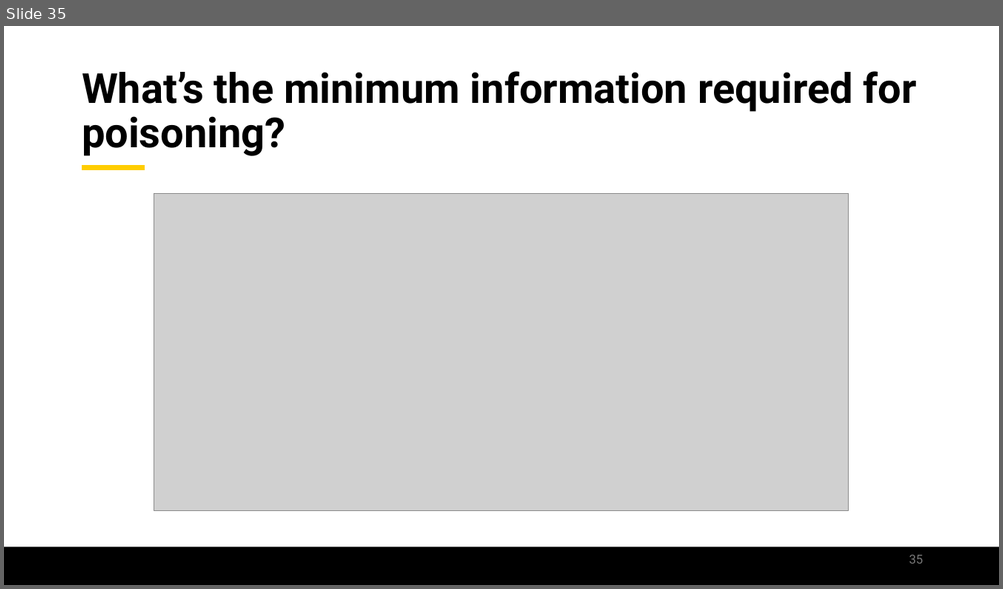
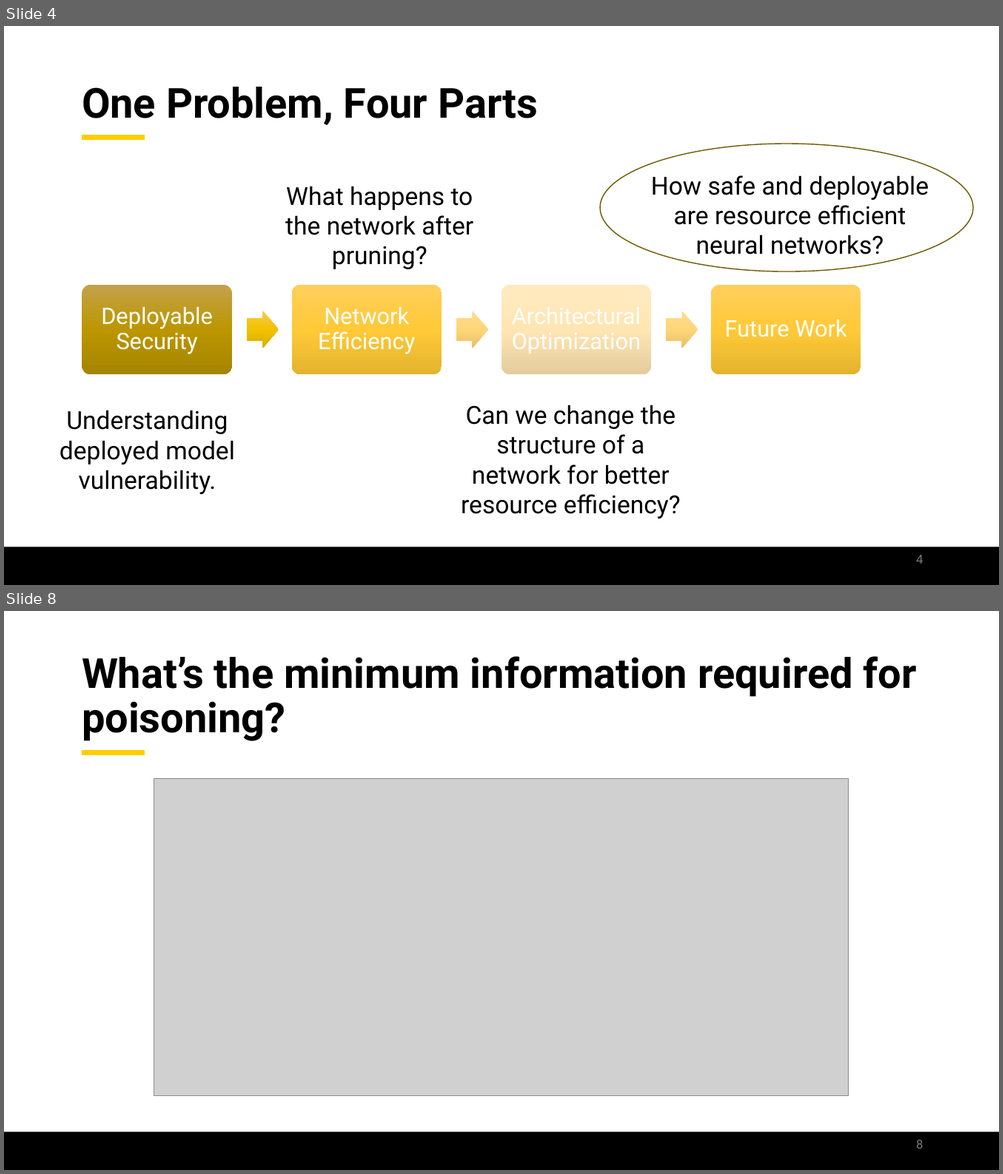
Before and after one commit to jamilgafur/Presentation, a slide deck: Presentation.pptx. Shown one above the other, each under a label of ours: slide 35 before the commit, slides 4 and 8 after it; the slides between them are not shown. The pictures are 1003x589 and 1003x1174 pixels, drawn with LibreOffice and Linux fonts; fonts in the diff are those of the drawing; grey boxes stand for pictures; background and template pictures are left out. Boxes give left, top, right and bottom in pixels: in the first picture for what was removed or moved away, otherwise in the second. Text is boxed around its words. In the diff, an @@ line names an element or a change of style, - is before the commit and + after.

```diff
--- a/Presentation.pptx
+++ b/Presentation.pptx
@@ slide 4 added at <box>4,26,999,585</box>, background #FFFFFF; not listed: 1 template element that a slide beside it also shows @@
@@ title added at <box>82,87,538,125</box>, 40 pt, text #000000, bold @@
+One Problem, Four Parts
@@ line added from (82, 137) to (145, 137), #FFCD00 5 pt @@
@@ ellipse added at <box>600,144,973,272</box>, outline #705A00 1 pt @@
@@ text added at <box>651,175,928,255</box>, 24 pt, text #000000 @@
+  How safe and deployable are resource efficient neural networks?
@@ text added at <box>285,186,473,269</box>, 24 pt, text #000000 @@
+  What happens to the network after pruning?
@@ group added at <box>82,285,860,375</box>: 4 rounded rectangles, 4 texts, 3 right arrows @@
+Deployable Security
+Network Efficiency
+Architectural Optimization
+Future Work
@@ text added at <box>60,410,235,494</box>, 24 pt, text #000000 @@
+  Understanding deployed model vulnerability.
@@ text added at <box>461,405,680,519</box>, 24 pt, text #000000 @@
+  Can we change the structure of a network for better resource efficiency?
@@ page number added at <box>916,555,922,564</box>, 12 pt, text #797979 @@
+4
@@ what was slide 35 is now slide 8 @@
@@ page number at <box>916,1140,922,1149</box>: text changed @@
-35
+8
```
Also in this commit, not shown: 16 slides changed, 7 other slides added, 15 slides removed.
